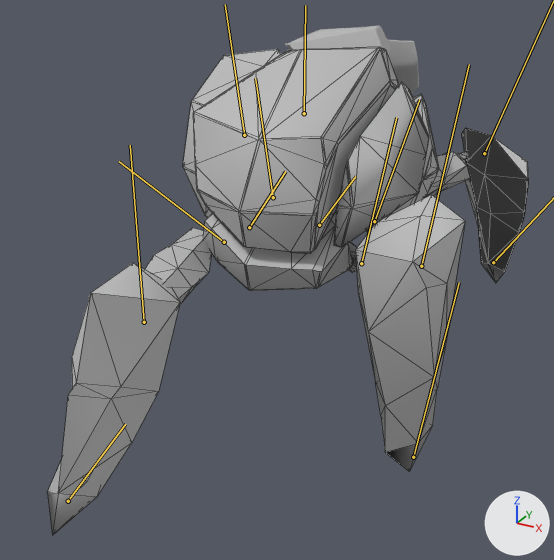
Two versions of the FBX model MayaGame/Assets/model/zako/zako.fbx, one commit apart.
Camera for both pictures: a 50 mm camera at (0.0407, -0.0842, 0.0482) aimed at (0.0003, -0.0107, 0.0115). Every picture has the same lights, and +X, +Y and +Z are marked at lower right. Both versions are drawn at frame 106 of the action 'Take 001'; the numbers are the values there. The bones that bend it are drawn over the model as lines. Mesh edges are drawn as thin lines on the coarser meshes.

In view in the first picture: 'polySurface7', 'zako2:armor1', 'zako2:armor2', 'zako2:armor3', 'zako2:armor4', 'zako2:armor5', 'zako2:armor6', 'zako2:armor7', 'zako2:foot1', 'zako2:foot2', 'zako2:foot3', 'zako2:leg1', 'zako2:leg3'.
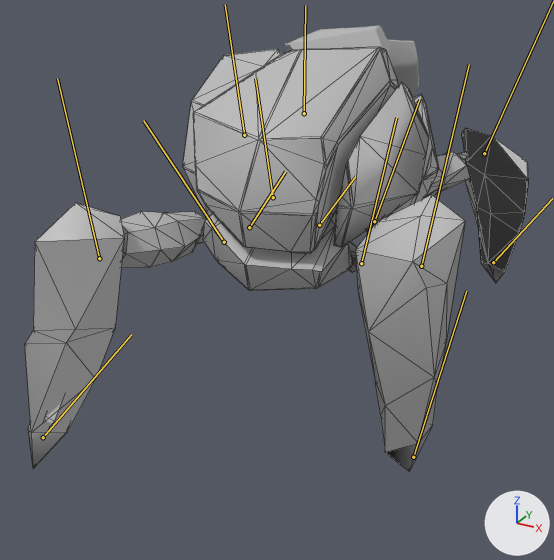
What the commit changed:
Bone 'legRF1' (bone_legrf1) turns from (3, 31, -45) to (20, 16, -19) degrees about its own x, y and z.
Bone 'legRF2' (bone_legrf2) turns from (11, 16, 65) to (-7, 11, 26) degrees about its own x, y and z.

What differs and where, as boxes (x1, y1, x2, y2) in the pictures (554 x 560 px):
'zako2:foot1', posed (25% narrower)
    before: (47, 263, 180, 536)
    after: (25, 203, 124, 469)
'zako2:leg1', posed
    before: (145, 228, 212, 304)
    after: (121, 211, 206, 268)
'polySurface7', posed (10% wider, 17% shorter)
    before: (87, 151, 479, 481)
    after: (46, 151, 479, 424)
bone 'legRF1', root to tip
    before: (224, 242) to (119, 161)
    after: (224, 242) to (143, 120)
bone 'legRF2', root to tip
    before: (144, 322) to (130, 145)
    after: (99, 258) to (57, 78)
